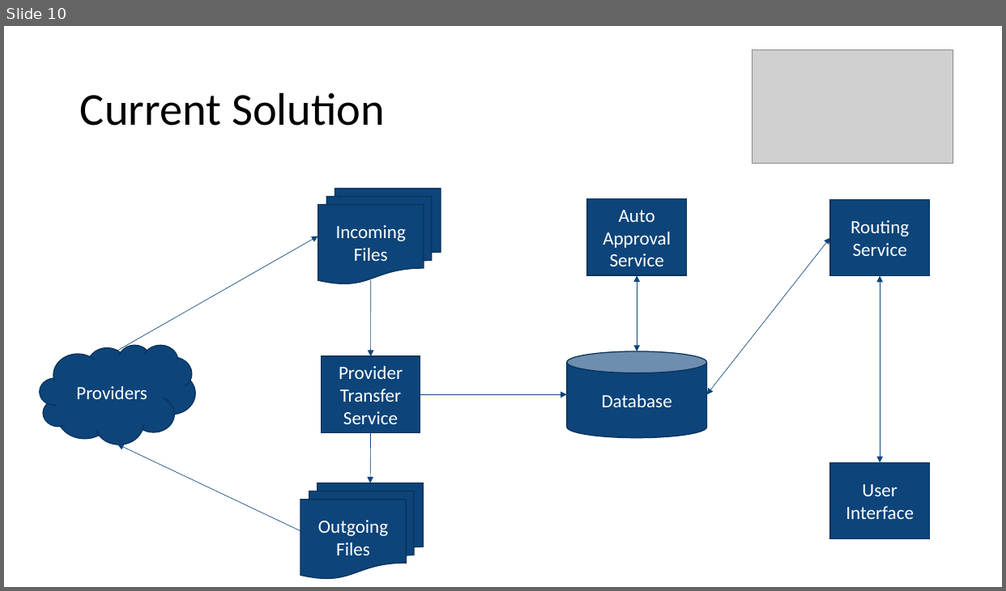
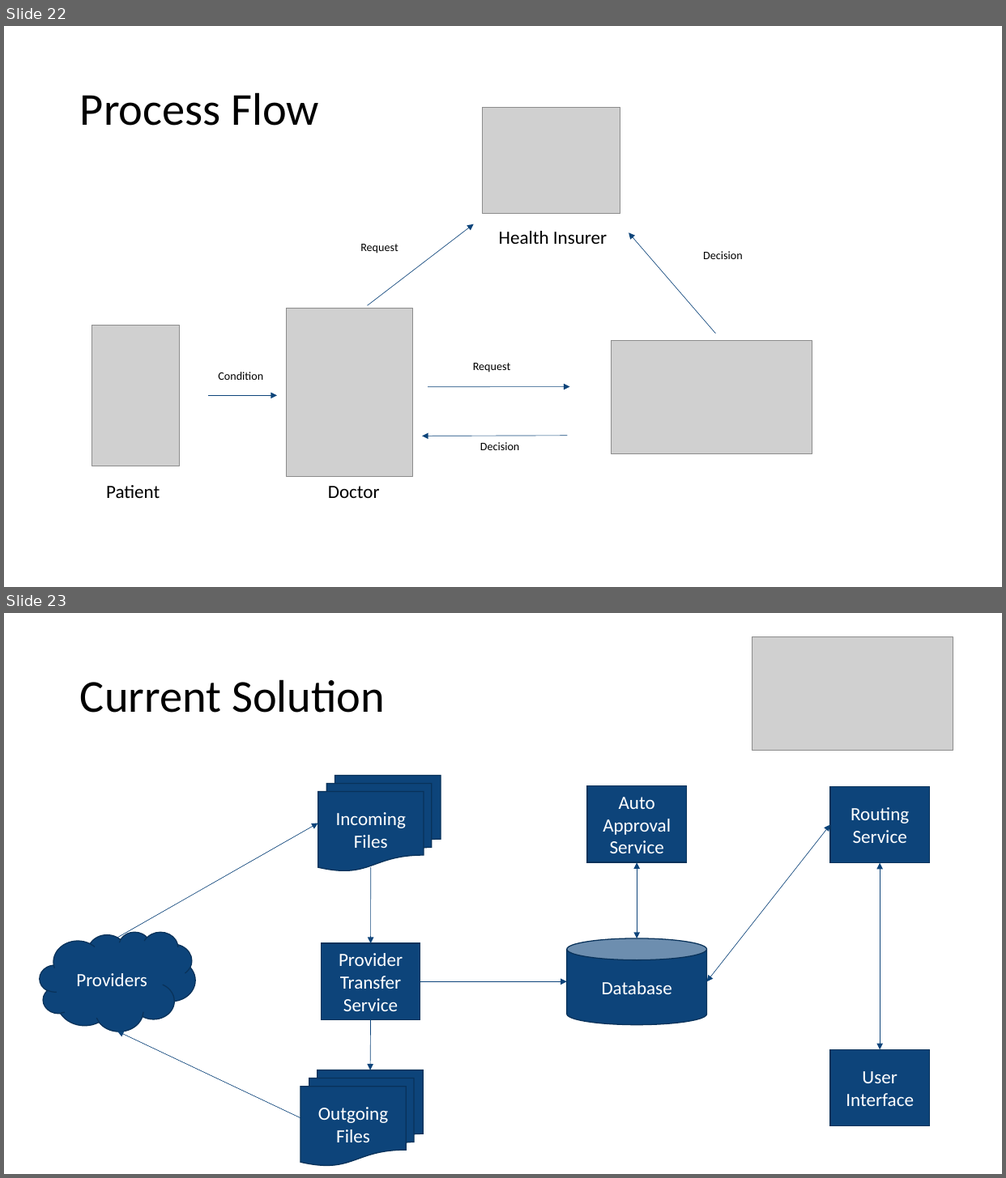
Before and after one commit to scottctr/EdaWorkshop, a slide deck: BusinessLogic/Docs/EdaWorkshop_Intro.pptx. Shown one above the other, each under a label of ours: slide 10 before the commit, slides 22 and 23 after it. The pictures are 1006x591 and 1006x1178 pixels, drawn with LibreOffice and Linux fonts; fonts in the diff are those of the drawing; grey boxes stand for pictures. Boxes give left, top, right and bottom in pixels: in the first picture for what was removed or moved away, otherwise in the second. Text is boxed around its words. In the diff, an @@ line names an element or a change of style, - is before the commit and + after.

```diff
--- a/BusinessLogic/Docs/EdaWorkshop_Intro.pptx
+++ b/BusinessLogic/Docs/EdaWorkshop_Intro.pptx
@@ slide 22 added at (4,26,1002,587), background #FFFFFF @@
@@ title added at (80,92,319,126), 44 pt, text #000000 @@
+Process Flow
@@ picture added at (483,107,620,214) @@
@@ text added at (499,231,607,244), 18 pt, text #000000 @@
+Health Insurer
@@ arrow added from (716, 334) to (629, 233), #0D447A 0.5 pt @@
@@ text added at (703,251,743,259), 11 pt, text #000000 @@
+Decision
@@ picture added at (286,308,413,476) @@
@@ text added at (473,363,510,373), 11 pt, text #000000 @@
+Request
@@ group added at (91,224,812,498): 5 texts, 3 arrows, 2 pictures @@
+Patient
+Doctor
+Decision
+Request
+Condition
@@ arrow added from (428, 386) to (570, 386), #0D447A 0.5 pt @@
@@ what was slide 10 is now slide 23 @@
```
Also in this commit, not shown: 7 slides changed, 14 other slides added, 2 slides removed, 1 other file.
